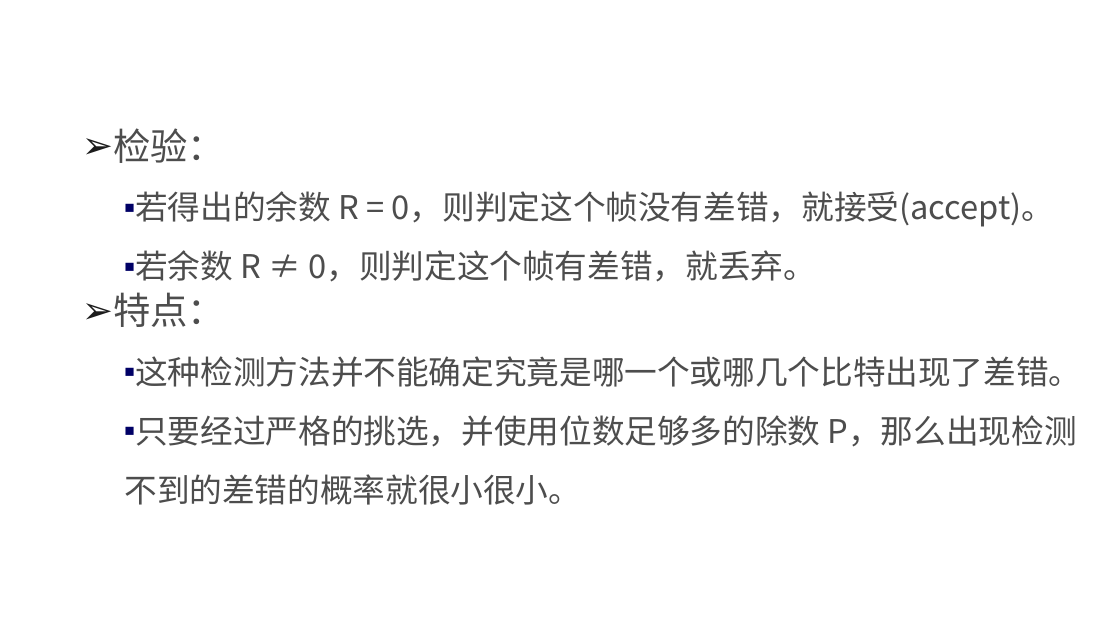
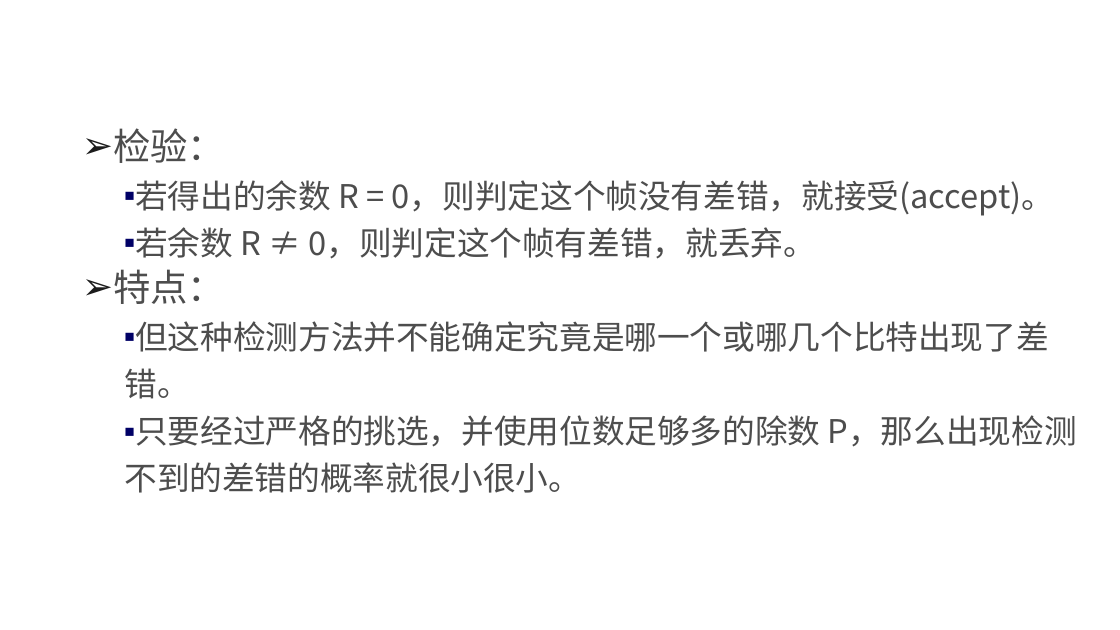
Before and after one commit to edu2act/course-NetWork, a slide deck: slide 22 of materials/slides/ch03 Data Link Layer.pptx. Drawn at 1120x630 pixels with LibreOffice and Linux fonts; fonts in the diff are those of the drawing; background and template pictures are left out. Boxes give left, top, right and bottom in pixels: in the first picture for what was removed or moved away, otherwise in the second. Text is boxed around its words. In the diff, an @@ line names an element or a change of style, - is before the commit and + after.

```diff
--- a/materials/slides/ch03 Data Link Layer.pptx
+++ b/materials/slides/ch03 Data Link Layer.pptx
@@ text at [124,180,1077,493]: line spacing 1.5 to 40.4pt @@
@@ text at [124,321,1049,399]: text changed @@
-  ▪ 这种检测方法并不能确定究竟是哪一个或哪几个比特出现了差错。
+  ▪ 但这种检测方法并不能确定究竟是哪一个或哪几个比特出现了差错。
```
Also in this commit, not shown: 16 other slides changed.
